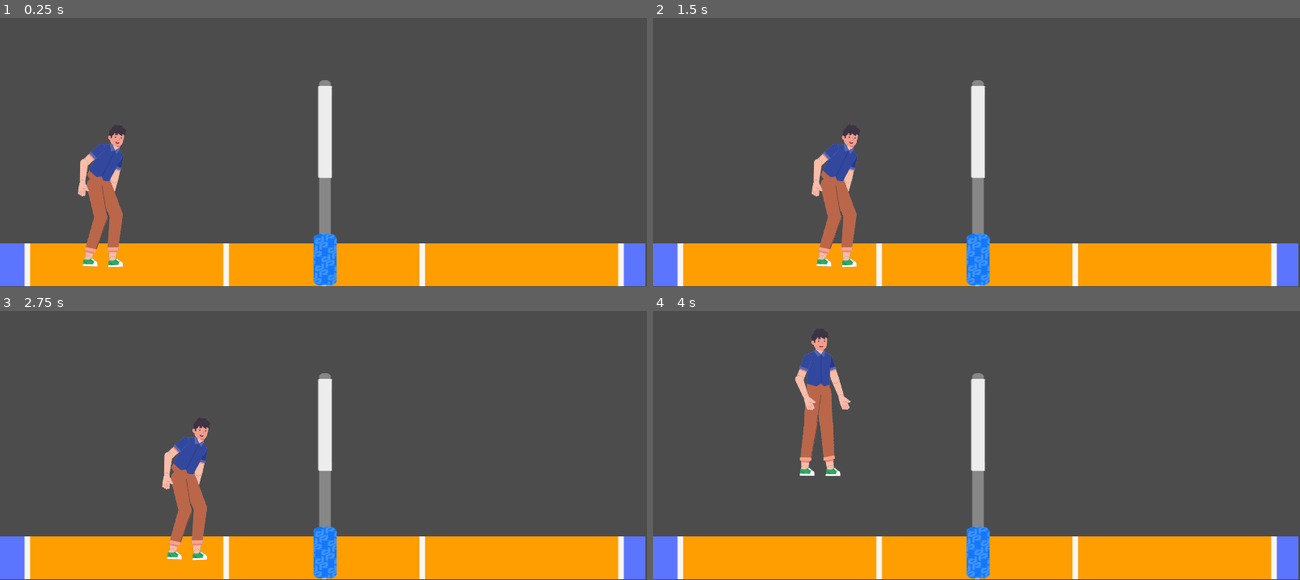
Above: before the commit, frames 1-4 (two rows, left to right).
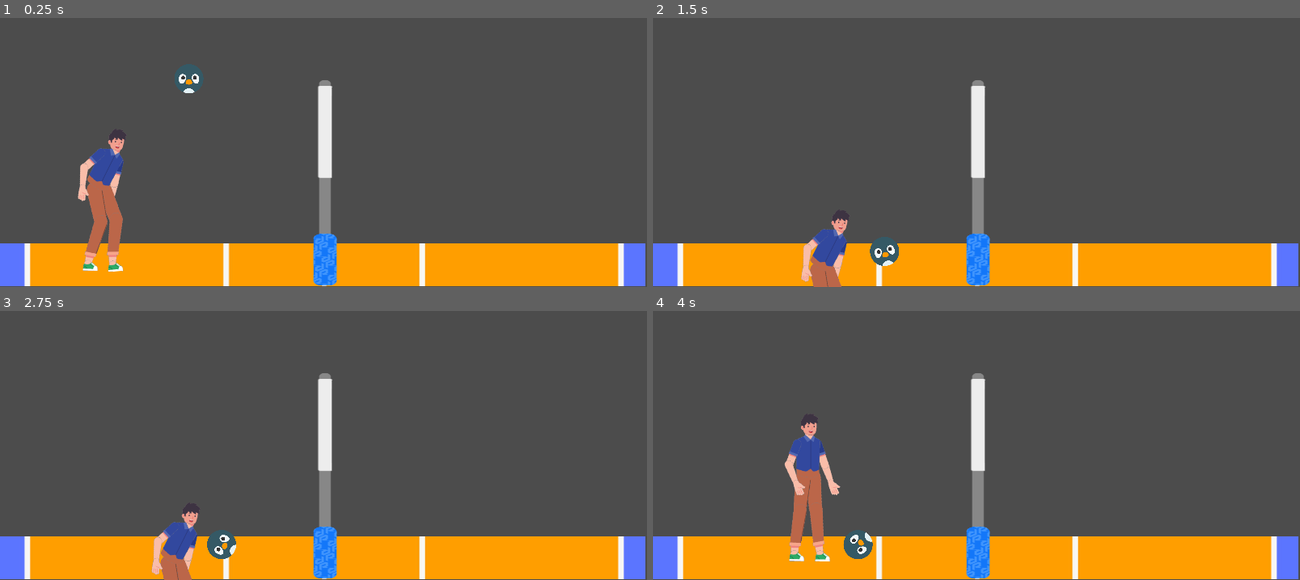
Above: after the commit, the same moments.

Repository: SowinskiBraeden/VB-Strike-Godot
Game: Godot game, scene res://Main.tscn
The game is run twice, just before and just after one commit, with the same random seed, the same clock (stepped at 60 frames per second) and the same inputs. The project has no main scene, so this scene is started directly.
Inputs:
- Up to frame 1 (0.25 s): no input
- Up to frame 2 (1.5 s): hold Right (ui_right) 0.53-1.28 s; hold Left (ui_left) from 1.28 s (still down)
- Up to frame 3 (2.75 s): release Left (ui_left) at 2.03 s; hold Right (ui_right) from 2.03 s (still down)
- Up to frame 4 (4 s): release Right (ui_right) at 2.78 s; hold Up (ui_up) 2.78-3.53 s; hold Left (ui_left) from 3.53 s (still down)

The runs differ from the first frame. In frame 1, 1.4% of the frame differs, in the area x 12-32%, y 17-95%; in frame 2, 3.5%; in frame 3, 3.5%; in frame 4, 4.5%, in the area x 20-34%, y 6-94%.

Commit message:
start ball redo player collision

Diff:
--- /dev/null
+++ b/Ball.tscn
@@ -0,0 +1,23 @@
+[gd_scene load_steps=3 format=2]
+
+[ext_resource path="res://sprites/penguin.png" type="Texture" id=1]
+
+[sub_resource type="CircleShape2D" id=1]
+radius = 39.0
+
+[node name="Ball" type="RigidBody2D"]
+scale = Vector2( 0.6, 0.6 )
+gravity_scale = 128.0
+
+[node name="Sprite" type="Sprite" parent="."]
+position = Vector2( 299, 256 )
+scale = Vector2( 0.18, 0.18 )
+texture = ExtResource( 1 )
+__meta__ = {
+"_edit_lock_": true
+}
+
+[node name="CollisionShape2D" type="CollisionShape2D" parent="."]
+position = Vector2( 299, 256 )
+scale = Vector2( 0.6, 0.6 )
+shape = SubResource( 1 )
--- a/Main.tscn
+++ b/Main.tscn
@@ -1,8 +1,9 @@
-[gd_scene load_steps=5 format=2]
+[gd_scene load_steps=6 format=2]
 
 [ext_resource path="res://Court.tscn" type="PackedScene" id=1]
 [ext_resource path="res://sprites/background.jpg" type="Texture" id=2]
 [ext_resource path="res://Player.tscn" type="PackedScene" id=3]
+[ext_resource path="res://Ball.tscn" type="PackedScene" id=4]
 
 [sub_resource type="RectangleShape2D" id=1]
 extents = Vector2( 518.5, 10 )
@@ -41,3 +42,7 @@
 
 [node name="Court" parent="." instance=ExtResource( 1 )]
 z_index = -1
+
+[node name="Ball" parent="." instance=ExtResource( 4 )]
+scale = Vector2( 1, 1 )
+gravity_scale = 5.0
--- a/Player.tscn
+++ b/Player.tscn
@@ -1,10 +1,7 @@
-[gd_scene load_steps=7 format=2]
+[gd_scene load_steps=6 format=2]
 
 [ext_resource path="res://sprites/layout.png" type="Texture" id=1]
 [ext_resource path="res://Scripts/Player.gd" type="Script" id=6]
-
-[sub_resource type="RectangleShape2D" id=3]
-extents = Vector2( 57, 157 )
 
 [sub_resource type="Animation" id=6]
 resource_name = "Jump"
@@ -787,10 +784,16 @@
 position = Vector2( 496, 112 )
 script = ExtResource( 6 )
 
-[node name="CollisionShape2D" type="CollisionShape2D" parent="."]
-position = Vector2( 15, 148 )
-z_index = -5
-shape = SubResource( 3 )
+[node name="ArmRightCollision" type="CollisionPolygon2D" parent="."]
+polygon = PoolVector2Array( 37, 47, 55, 104, 36, 109, 20, 50 )
+
+[node name="HeadCollision" type="CollisionPolygon2D" parent="."]
+position = Vector2( -142, -36 )
+polygon = PoolVector2Array( 165, 72, 149, 74, 138, 67, 133, 50, 141, 30, 163, 25, 174, 38 )
+
+[node name="BodyCollision" type="CollisionPolygon2D" parent="."]
+position = Vector2( -142, -36 )
+polygon = PoolVector2Array( 161, 70, 166, 77, 176, 82, 174, 152, 155, 161, 124, 147, 124, 86, 142, 72, 142, 68 )
 
 [node name="Body" type="Polygon2D" parent="."]
 position = Vector2( -142, -36 )
@@ -962,7 +965,7 @@
 
 [node name="left_calf" type="Bone2D" parent="Skeleton2D/Hip/Left_leg"]
 position = Vector2( 69.3539, -0.187073 )
-rotation = 0.528157
+rotation = 0.528158
 scale = Vector2( 1, 1 )
 rest = Transform2D( 0.998562, 0.053609, -0.053609, 0.998562, 69.3539, -0.187073 )
 default_length = 80.0
@@ -981,7 +984,7 @@
 
 [node name="Head" type="Bone2D" parent="Skeleton2D/Hip/Chest"]
 position = Vector2( 70.9987, 0.436951 )
-rotation = -0.324538
+rotation = -0.324539
 rest = Transform2D( 1, 0, 0, 1, 70.9987, 0.436951 )
 
 [node name="Arm_Left" type="Bone2D" parent="Skeleton2D/Hip/Chest"]
Binary file added: sprites/penguin.png
Not shown, added: sprites/penguin.png.import
